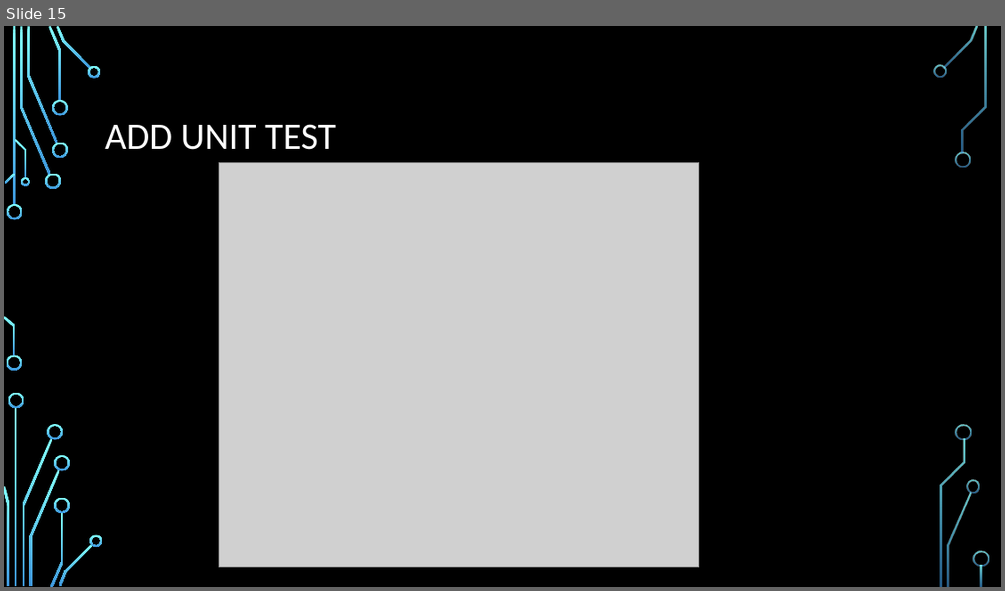
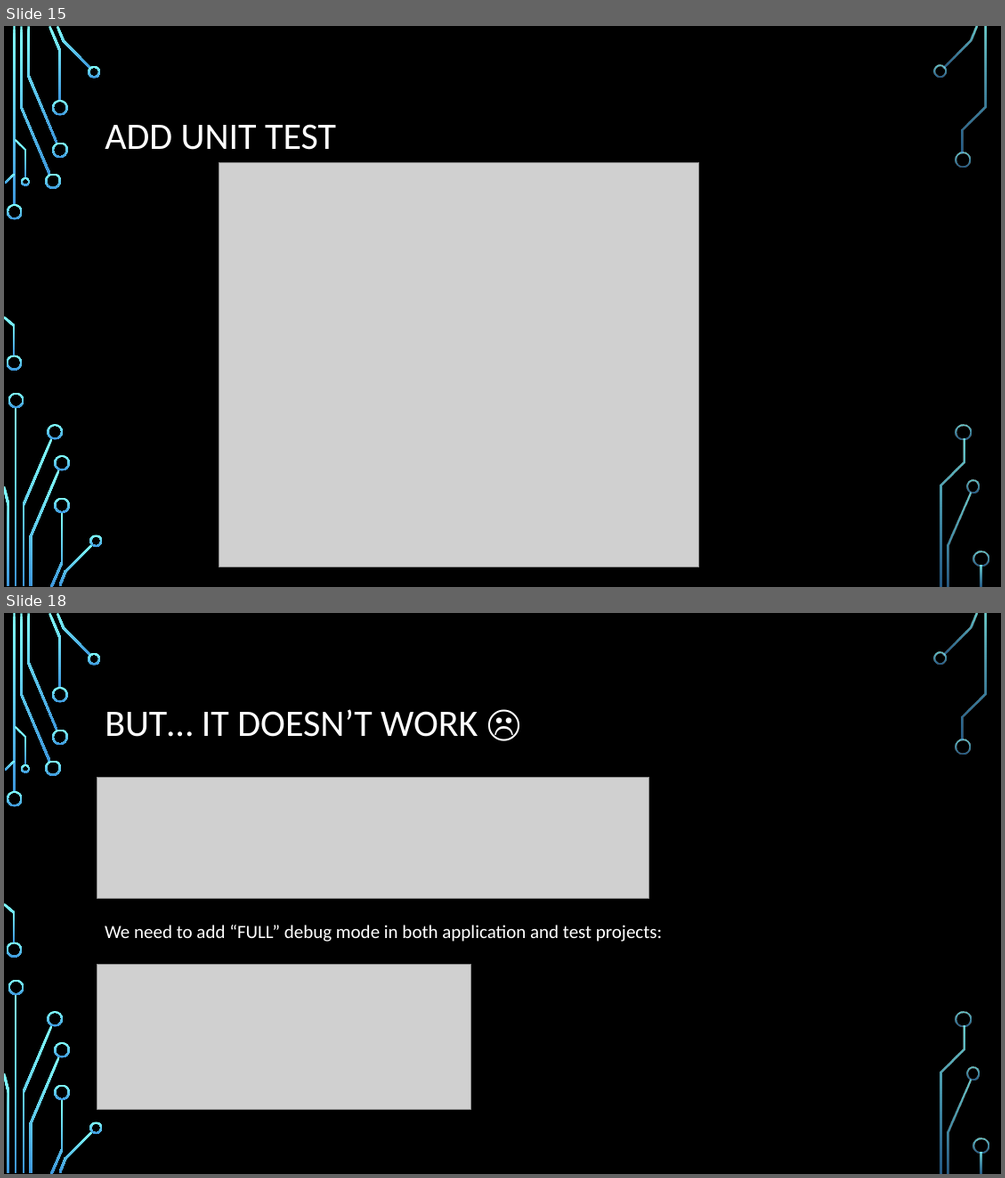
Before and after one commit to CedricAgoda/opensource-ci, a slide deck: Presentation/Full Open-Source CI.pptx. Shown one above the other, each under a label of ours: slide 15 before the commit, slides 15 and 18 after it; the slides between them are not shown. The pictures are 1005x591 and 1005x1178 pixels, drawn with LibreOffice and Linux fonts; fonts in the diff are those of the drawing; grey boxes stand for pictures; background and template pictures are left out. Boxes give left, top, right and bottom in pixels: in the first picture for what was removed or moved away, otherwise in the second. Text is boxed around its words. In the diff, an @@ line names an element or a change of style, - is before the commit and + after.

```diff
--- a/Presentation/Full Open-Source CI.pptx
+++ b/Presentation/Full Open-Source CI.pptx
@@ slide 18 added at bbox=[4, 613, 1001, 1174], background picture (left out); not listed: 36 template elements that a slide beside it also shows @@
@@ title added at bbox=[105, 709, 477, 737], 36 pt, text #FFFFFF @@
+BUT… IT DOESN’T WORK ☹
@@ picture added at bbox=[97, 778, 649, 899] @@
@@ text added at bbox=[105, 925, 662, 941], 18 pt, text #FFFFFF @@
+We need to add “FULL” debug mode in both application and test projects:
@@ picture added at bbox=[97, 965, 471, 1110] @@
```
Also in this commit, not shown: 1 slide changed, 7 other slides added, 45 other files.
